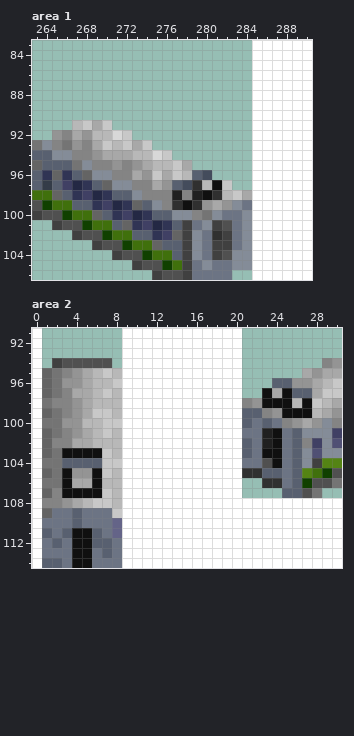
Pixel-art file: src/trains/400_series/400_series.aseprite. This is how it looked before the edit.
296x159 pixels, 1 frame. Shown: area 1: x 263..290, y 83..106; area 2: x 0..30, y 91..114. The commit also changed other parts of the picture, which this record leaves out.
The same view after the edit:
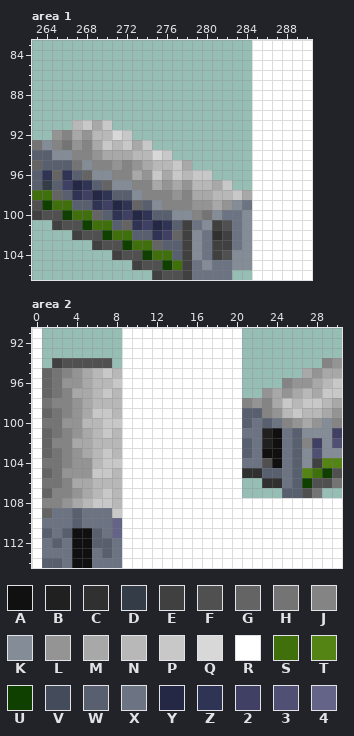
Palette (. is transparent): A #101010  B #202020  C #303030  D #343c48  E #404040  F #505050  G #646464  H #747474  J #848484  K #848c98  L #949494  M #a8a8a8  N #b8b8b8  P #c8c8c8  Q #d8d8d8  R #ffffff  S #40700c  T #548414  U #104000  V #444c5c  W #586070  X #6c7484  Y #242844  Z #303454  2 #404064  3 #505074  4 #646488
Difference:
layer "Original" now shown
layer "Pantos" now hidden
--- area 1
@@ x 275..283 @@
  95 NNPM.....
- 96 PMPNWV...
- 97 MLWVCNAP.
- 98 JJBJBACNP
- 99 KJCACLMLK
+ 96 PMPNPP...
+ 97 MLMLNNMP.
+ 98 JJLJMMNNP
+ 99 KJJJLLMLK
 100 WWKKJHKXX
--- area 2
@@ x 21..29 @@
  95 ......MLM
- 96 ...WWLLMN
- 97 ..AMAWWMP
- 98 JLAAANAPN
- 99 WWJLAAANM
+ 96 ....JLLMN
+ 97 ..LMLMNMP
+ 98 JLJMPNPPN
+ 99 WWJLNPNNM
 100 WXWXJLMLK
@@ x 1..8 @@
 102 GJJMMNNN
-103 GHAAAAPN
-104 HHWWWWPP
-105 GHALLAPN
-106 HHAMMANN
-107 GJAAAAPN
+103 GHJLMNPN
+104 HHJLLNPP
+105 GHLLLPPN
+106 HHJMMNNN
+107 GJJLMNPN
 108 JJLMNPPN
